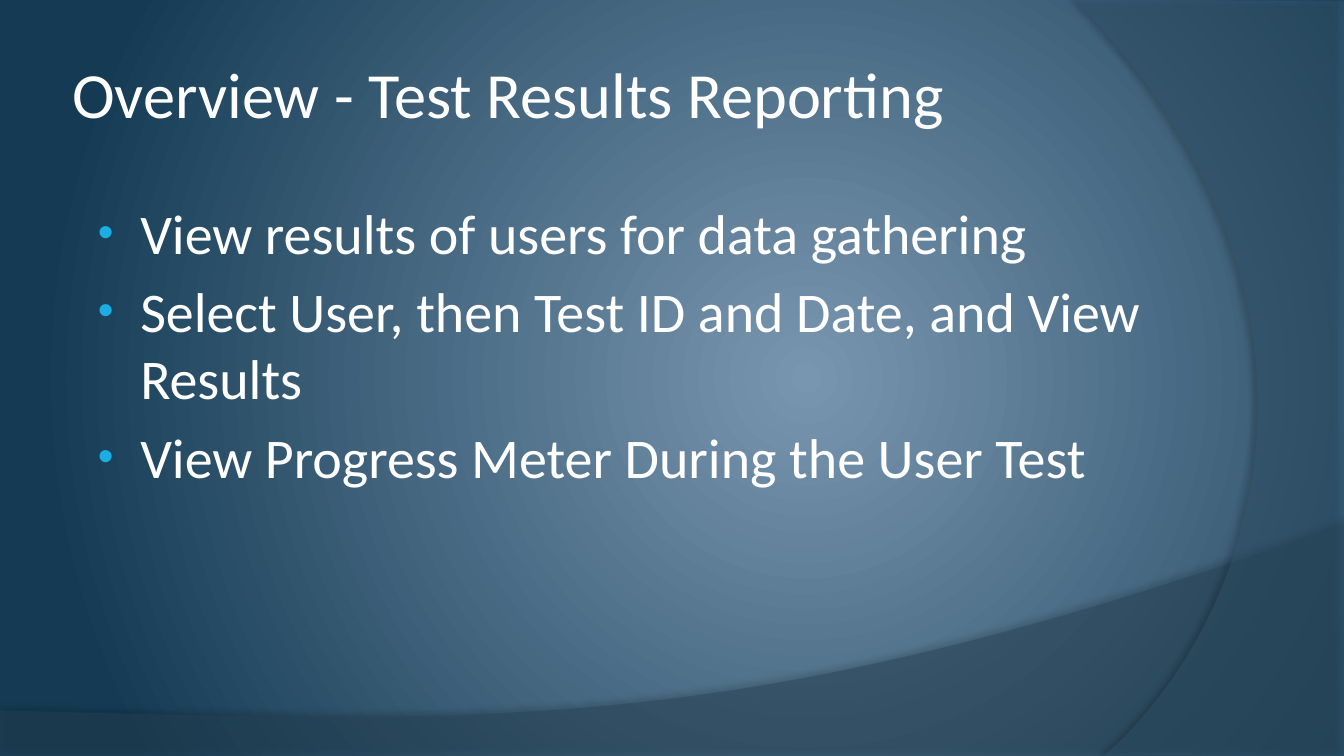
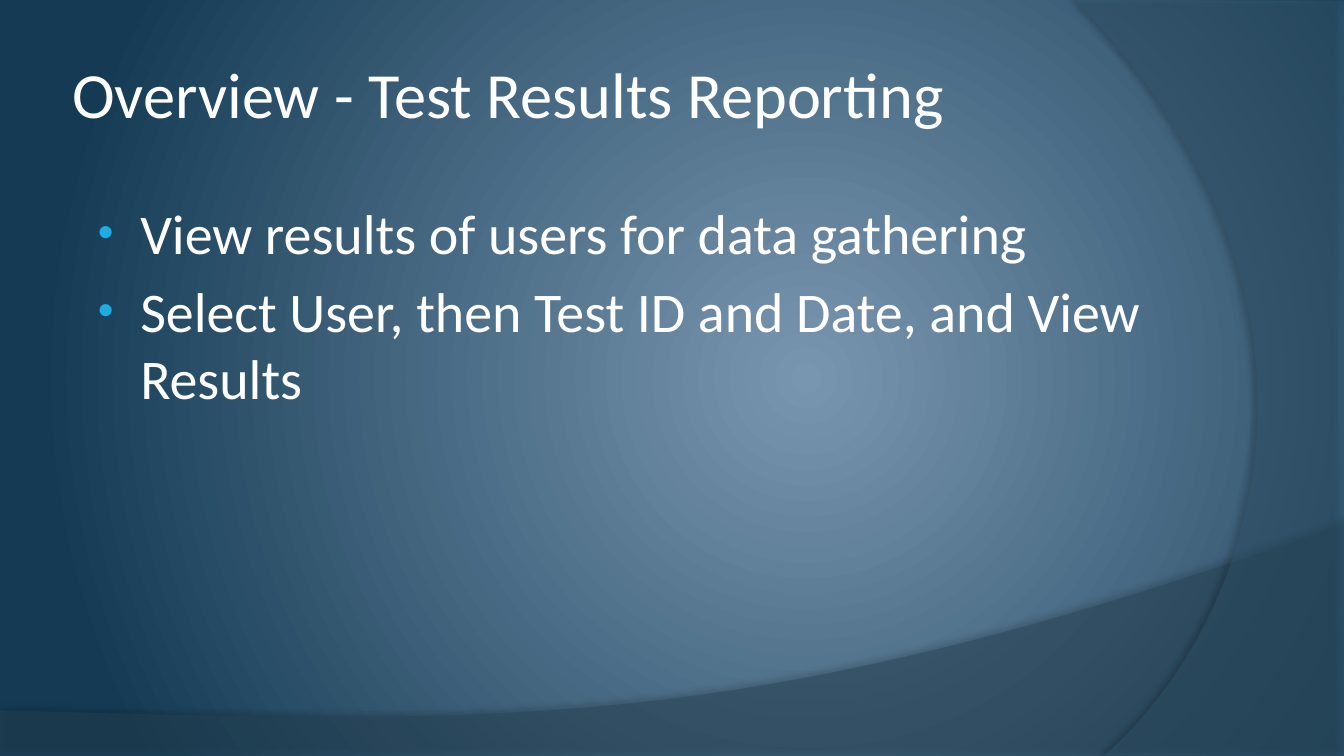
Before and after one commit to cstultz/cis234, a slide deck: slide 13 of assigns/assign10/t1-a10.pptx. Drawn at 1344x756 pixels with LibreOffice and Linux fonts; fonts in the diff are those of the drawing. Boxes give left, top, right and bottom in pixels: in the first picture for what was removed or moved away, otherwise in the second. Text is boxed around its words. In the diff, an @@ line names an element or a change of style, - is before the commit and + after.

Commit message:
updated presentation and JAR

```diff
--- a/assigns/assign10/t1-a10.pptx
+++ b/assigns/assign10/t1-a10.pptx
@@ text at (140,439,1085,488): paragraph removed @@
-• View Progress Meter During the User Test
```
Also in this commit, not shown: 1 other file.
